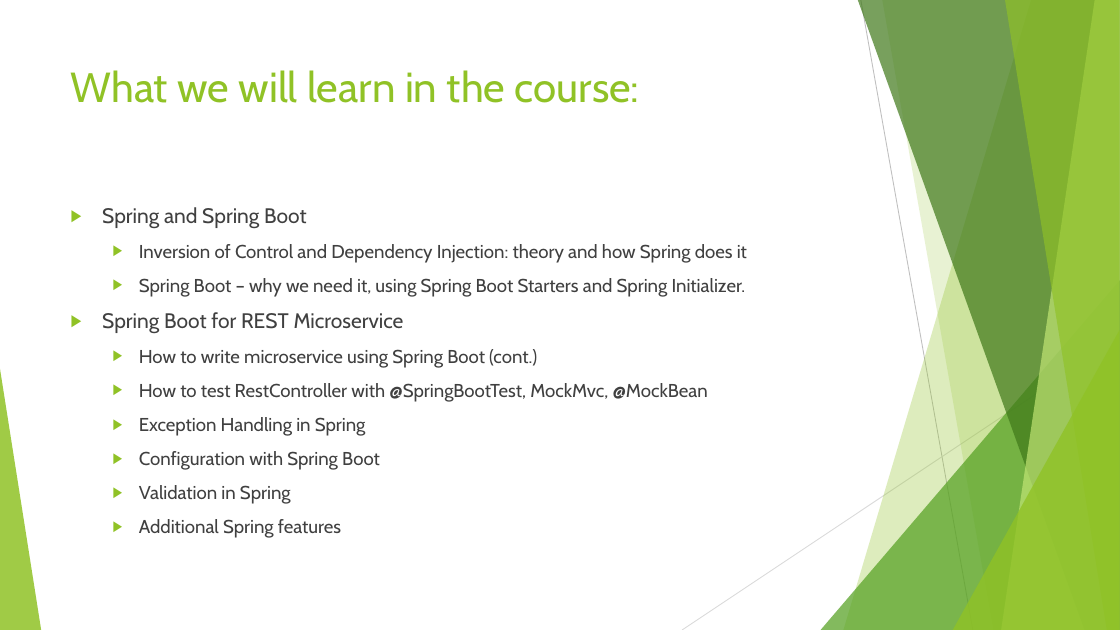
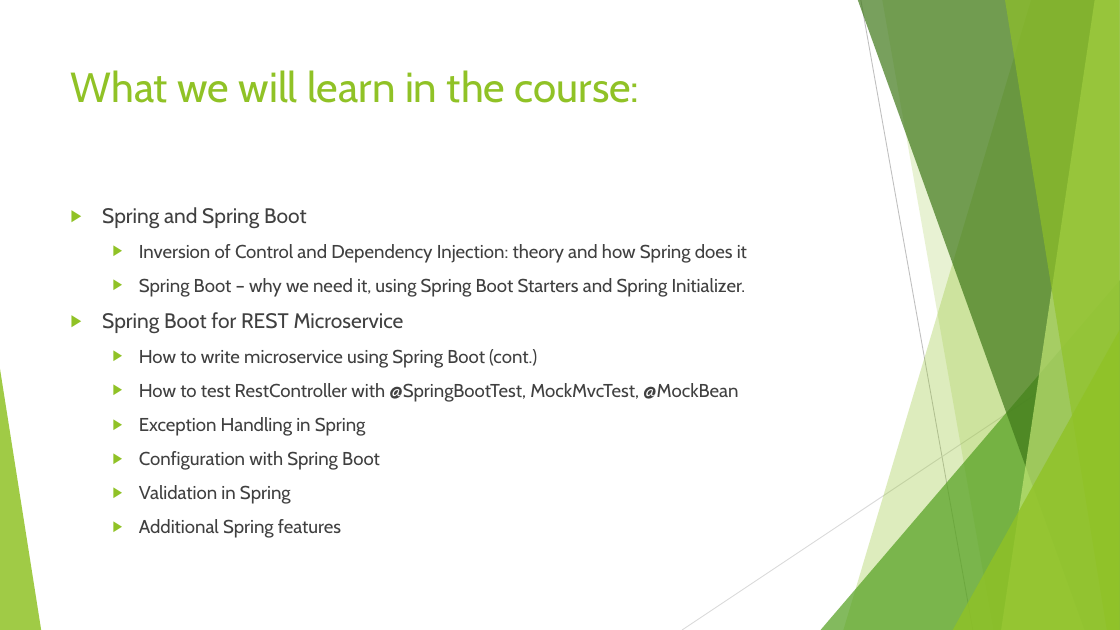
Before and after one commit to ybensman/SpringDemo, a slide deck: slide 2 of Spring_Beginners_1_SpringBootAndCore.pptx. Drawn at 1120x630 pixels with LibreOffice and Linux fonts; fonts in the diff are those of the drawing. Boxes give left, top, right and bottom in pixels: in the first picture for what was removed or moved away, otherwise in the second. Text is boxed around its words. In the diff, an @@ line names an element or a change of style, - is before the commit and + after.

```diff
--- a/Spring_Beginners_1_SpringBootAndCore.pptx
+++ b/Spring_Beginners_1_SpringBootAndCore.pptx
@@ text at (x1=139, y1=383, x2=738, y2=402): text changed @@
-  ▶ How to test RestController with @SpringBootTest, MockMvc, @MockBean
+  ▶ How to test RestController with @SpringBootTest, MockMvcTest, @MockBean
```
Also in this commit, not shown: 12 other slides changed.
